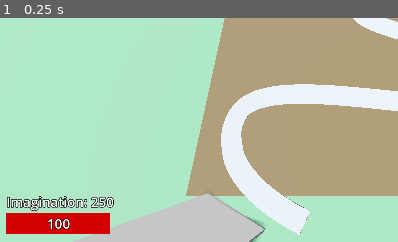
Above: before the commit, frame 1.
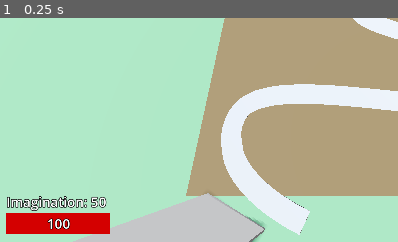
Above: after the commit, the same moment.

Repository: ellebell43/imagination-defense
Game: Godot game, scene res://levels/test-level.tscn
The game is run twice, just before and just after one commit, with the same random seed, the same clock (stepped at 60 frames per second) and the same inputs. The engine's default icon, where the game draws it, is replaced by a stand-in: a white triangle on a blue panel in a dark square.
Inputs:
- Up to frame 1 (0.25 s): no input
The pictures show only the part of the screen within x 0-50%, y 50-100%; the shares and areas given below are measured in that part.

The runs differ from the first frame. In frame 1, 0.2% of the frame differs, in the area x 22-29%, y 79-85%.

Commit message:
enemies give reward when killed

Diff:
--- a/level-components/enemies/base-enemy/base_enemy.gd
+++ b/level-components/enemies/base-enemy/base_enemy.gd
@@ -2,16 +2,19 @@
 extends PathFollow3D
 
 @export var speed := 3.0
+@export var reward := 10
 @export var health := 2:
 	set(new_health):
 		health = new_health
 		if health <= 0:
+			gui.currency += reward
 			queue_free()
+
+@onready var gui: GUI = get_tree().get_first_node_in_group("gui")
 
 func _process(delta: float) -> void:
 	progress += speed * delta # move along the path
 	if progress_ratio >= 1:
-		var gui: GUI = get_tree().get_first_node_in_group("gui")
 		gui.health -= health
 		queue_free()
 
--- a/levels/test-level.tscn
+++ b/levels/test-level.tscn
@@ -76,6 +76,7 @@
 shape = SubResource("ConcavePolygonShape3D_bk5ri")
 
 [node name="GUI" parent="." instance=ExtResource("1_l60ws")]
+starting_currency = 50
 
 [node name="PrimaryCamera" parent="." instance=ExtResource("1_uwesj")]
 transform = Transform3D(1, 0, 0, 0, 0.34551123, 0.93841463, 0, -0.93841463, 0.34551123, -5.722046e-06, 3.18861, 1.3689032)
--- a/towers/base-tower/base_tower.gd
+++ b/towers/base-tower/base_tower.gd
@@ -6,8 +6,8 @@
 # exported variables
 @export var cost := 50
 @export var target_method := TargetMethod.FURTHEST
-@export var shoot_speed := .5
-@export var projectile_speed := 5.0
+@export var shoot_speed := 0.5
+@export var projectile_speed := 8.0
 @export var projectile: PackedScene
 @export var tower_range := 0.6
 @export var damage := 1
